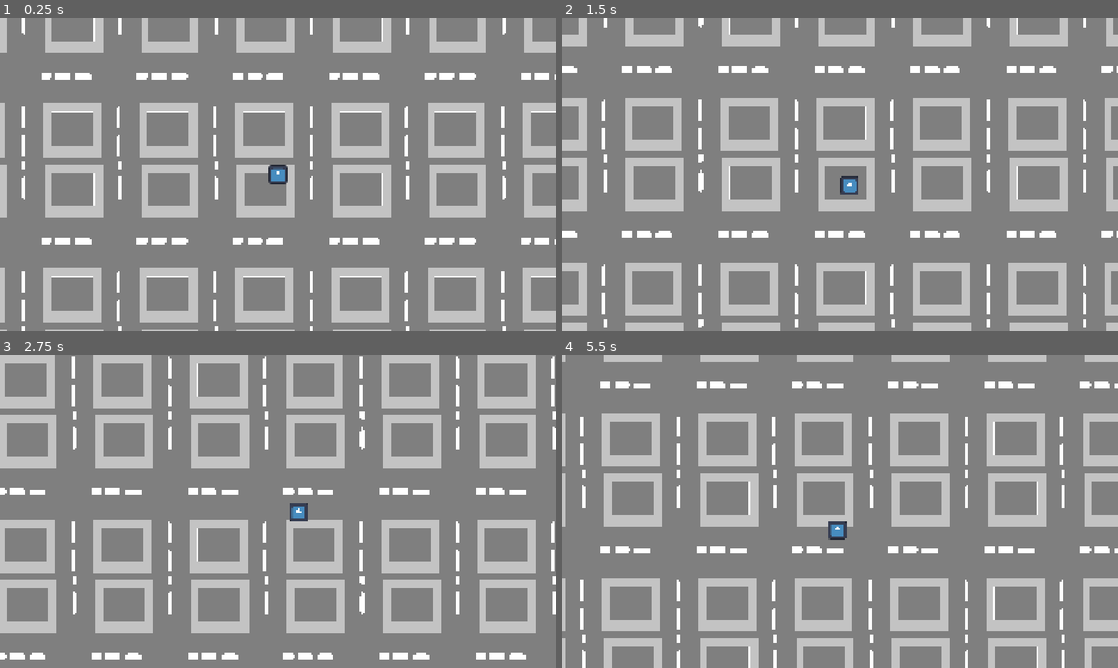
Above: before the commit, frames 1-4 (two rows, left to right).
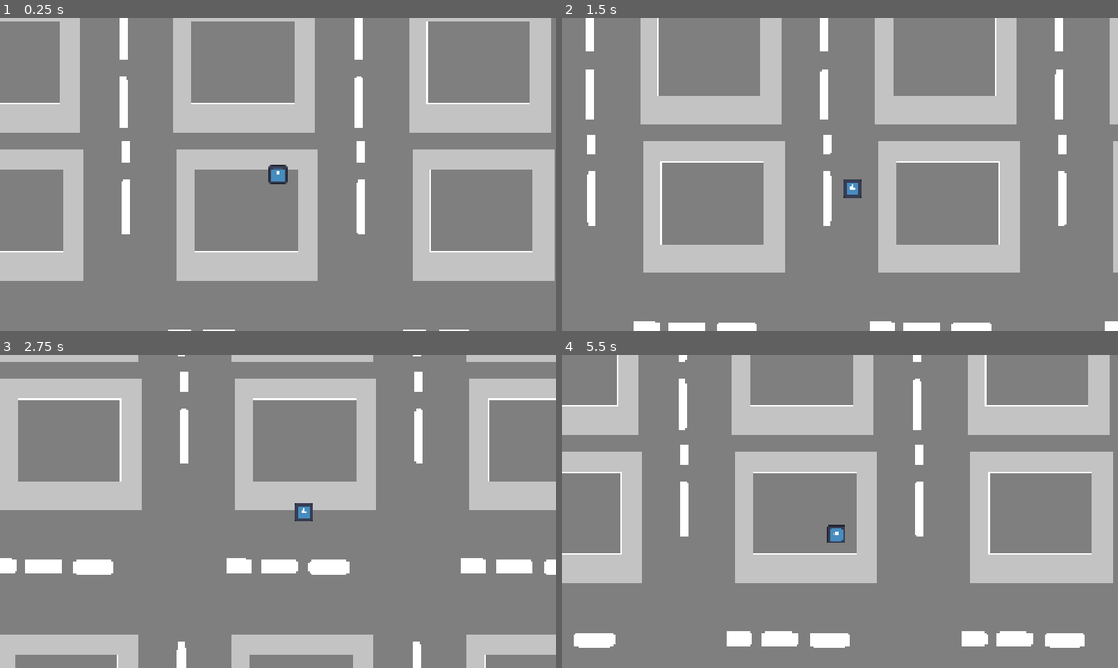
Above: after the commit, the same moments.

Repository: Fragkisko/WinterGameJam2025
Game: Godot game, scene res://Levels/MainArena.tscn
The game is run twice, just before and just after one commit, with the same random seed, the same clock (stepped at 60 frames per second) and the same inputs. The engine's default icon, where the game draws it, is replaced by a stand-in: a white triangle on a blue panel in a dark square.
Inputs:
- Up to frame 1 (0.25 s): no input
- Up to frame 2 (1.5 s): tap Enter at 0.5 s; hold D (right) 0.53-1.28 s; hold S (down) from 1.28 s (still down)
- Up to frame 3 (2.75 s): release S (down) at 2.03 s; hold D (right) from 2.03 s (still down)
- Up to frame 4 (5.5 s): release D (right) at 2.78 s; hold W (up) 2.78-3.53 s; hold A (left) 3.53-5.03 s; hold S (down) from 5.03 s (still down)

The runs differ from the first frame. In frame 1, 40% of the frame differs, in the area x 0-100%, y 0-100%; in frame 2, 37%; in frame 3, 42%; in frame 4, 41%.

Commit message:
Tweaked background zoom

Diff:
--- a/Levels/Streets.tscn
+++ b/Levels/Streets.tscn
@@ -5,6 +5,7 @@
 [node name="Level" type="Node2D"]
 
 [node name="Parallax2D" type="Parallax2D" parent="."]
+scale = Vector2(2.45, 2.45)
 repeat_size = Vector2(662.83, 1137.23)
 repeat_times = 13
 
--- a/Scripts/TrapperMovement.gd
+++ b/Scripts/TrapperMovement.gd
@@ -1,7 +1,7 @@
 extends CharacterBody2D
 
-const SPEED = 800.0
-const ACCEL = 15.0
+const SPEED = 1000
+const ACCEL = 15
 
 var input: Vector2
 
